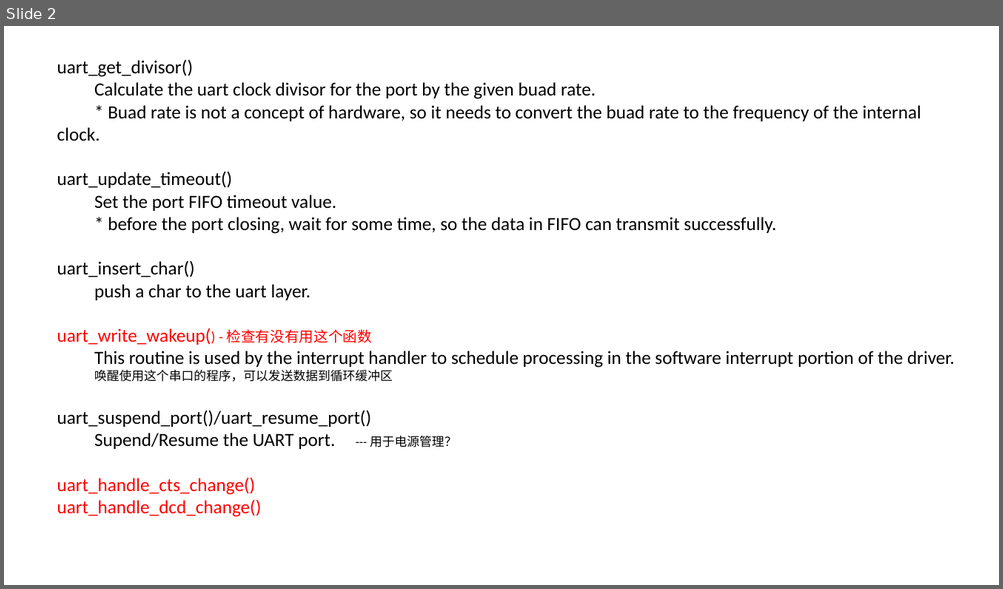
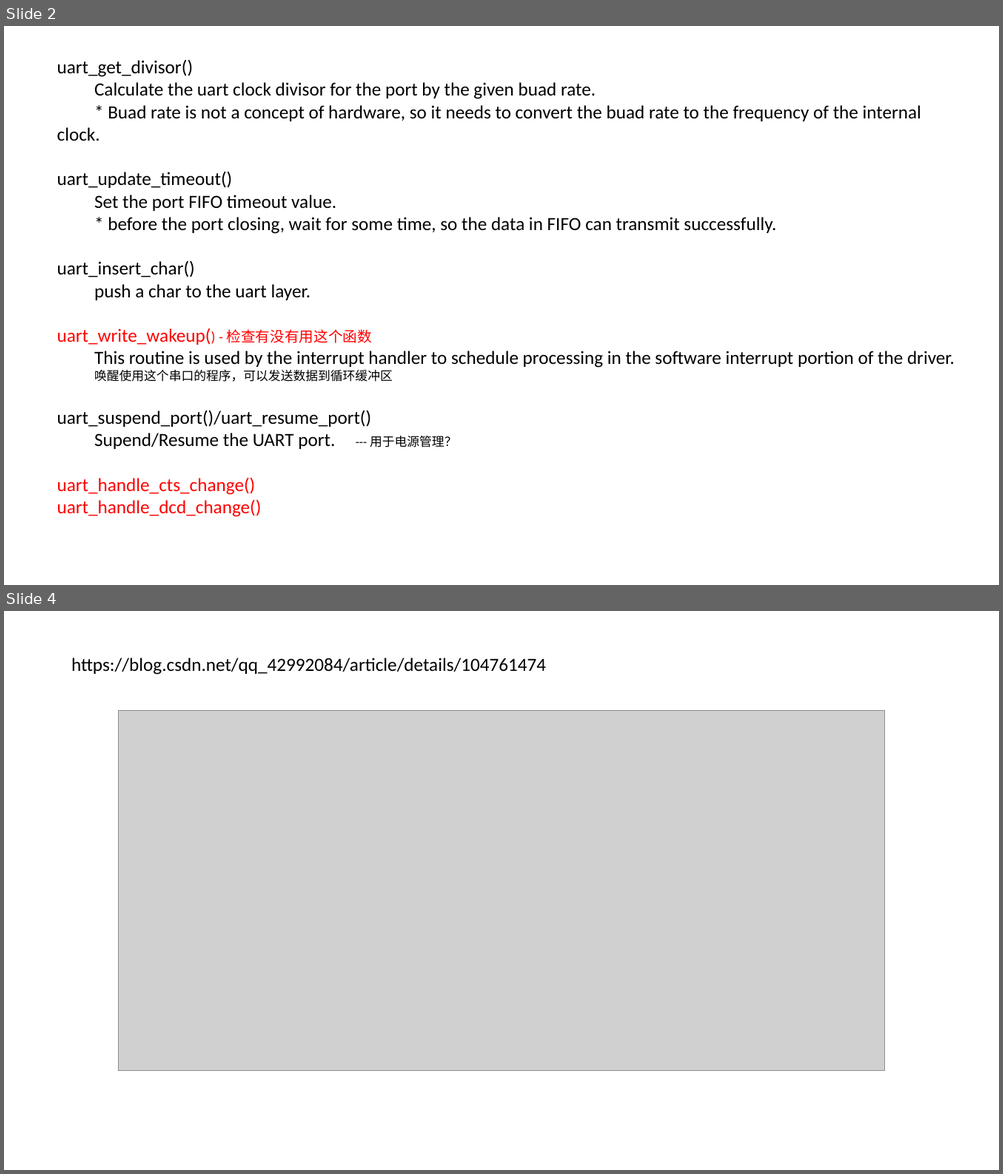
Before and after one commit to coreJJ-tan/for_stu, a slide deck: tty杂项/uart/uart3.pptx. Shown one above the other, each under a label of ours: slide 2 before the commit, slides 2 and 4 after it; the slides between them are not shown. The pictures are 1003x589 and 1003x1174 pixels, drawn with LibreOffice and Linux fonts; fonts in the diff are those of the drawing; grey boxes stand for pictures. Boxes give left, top, right and bottom in pixels: in the first picture for what was removed or moved away, otherwise in the second. Text is boxed around its words. In the diff, an @@ line names an element or a change of style, - is before the commit and + after.

```diff
--- a/tty杂项/uart/uart3.pptx
+++ b/tty杂项/uart/uart3.pptx
@@ slide 4 added at bbox=[4, 611, 999, 1170], background #FFFFFF @@
@@ text added at bbox=[71, 658, 546, 675], 18 pt, text #000000 @@
+https://blog.csdn.net/qq_42992084/article/details/104761474
@@ picture added at bbox=[119, 710, 885, 1071] @@
```
Also in this commit, not shown: 1 slide changed, 3 other slides added, 1 other file.
